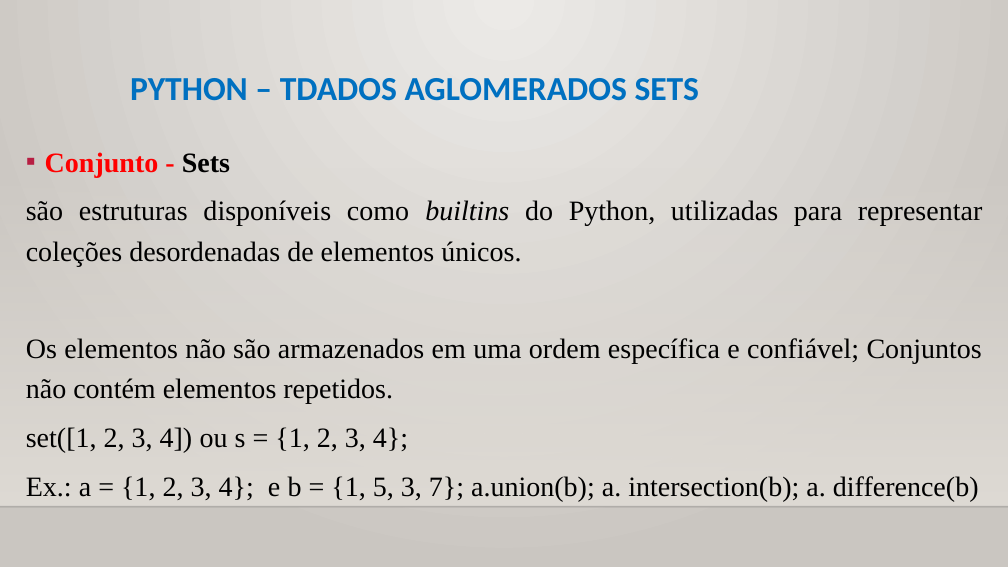
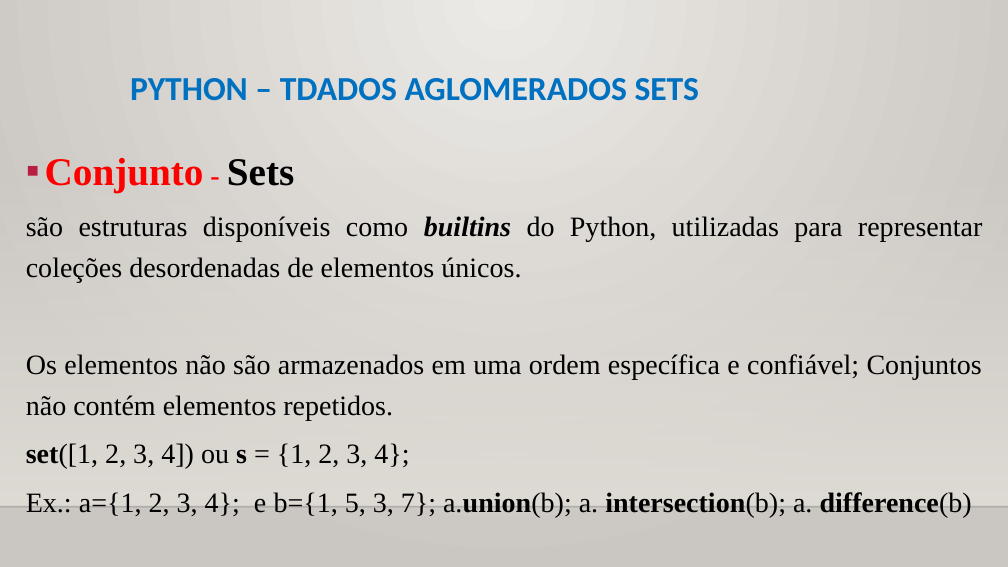
Before and after one commit to CloudEducationBrazil/WydenPythonParadigmas, a slide deck: slide 19 of 01 Classes/Aula 07 Programação Python - Tipos de Dados Aglomerados.pptx. Drawn at 1008x567 pixels with LibreOffice and Linux fonts; fonts in the diff are those of the drawing; background and template pictures are left out. Boxes give left, top, right and bottom in pixels: in the first picture for what was removed or moved away, otherwise in the second. Text is boxed around its words. In the diff, an @@ line names an element or a change of style, - is before the commit and + after.

Commit message:
PPTs Aulas 2 a 8 Python 24/08/2022

```diff
--- a/01 Classes/Aula 07 Programação Python - Tipos de Dados Aglomerados.pptx
+++ b/01 Classes/Aula 07 Programação Python - Tipos de Dados Aglomerados.pptx
@@ text at box(26, 158, 982, 469): size 20 to 28 pt in "Conjunto Sets"; bold on in "builtins", "set([1, s" @@
@@ text at box(26, 492, 972, 518): spaces changed @@
-Ex.: a = {1, 2, 3, 4}; e b = {1, 5, 3, 7}; a.union(b); a. intersection(b); a. difference(b)
+Ex.: a={1, 2, 3, 4}; e b={1, 5, 3, 7}; a.union(b); a. intersection(b); a. difference(b)
```
Also in this commit, not shown: 4 other slides changed, 5 other files.
